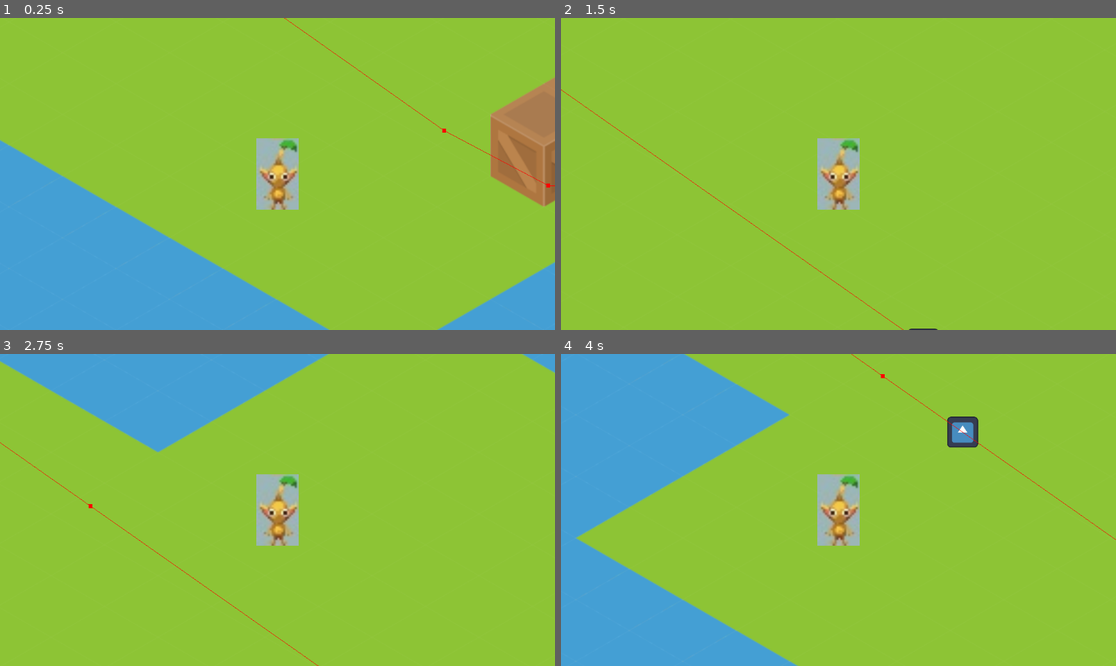
Above: before the commit, frames 1-4 (two rows, left to right).
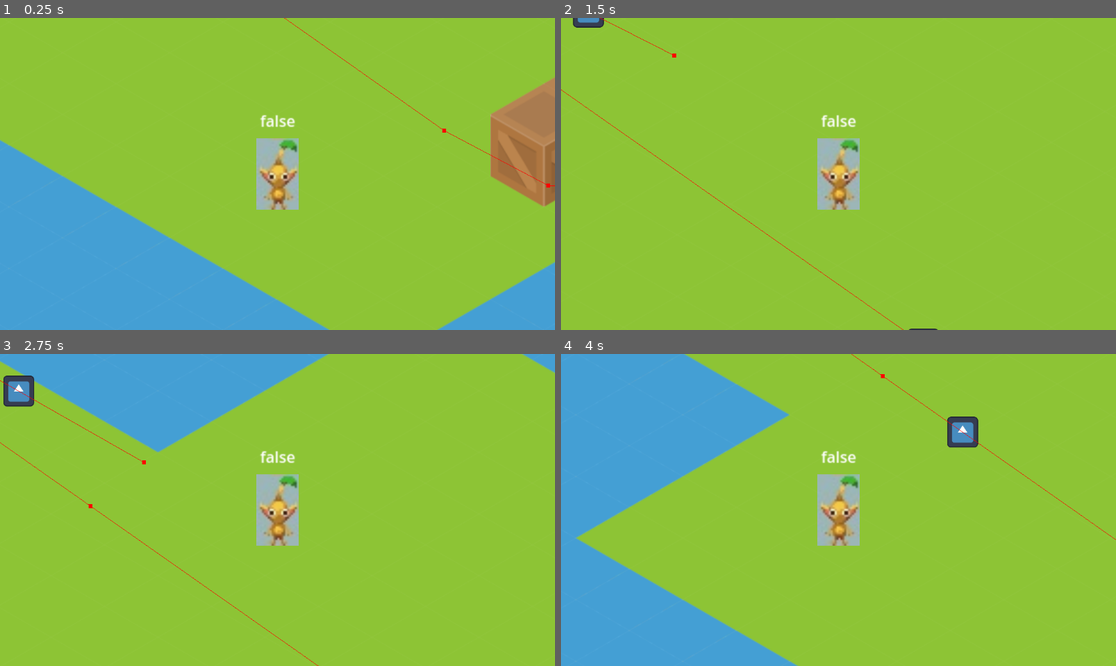
Above: after the commit, the same moments.

Repository: Pr-Retournard/SlaveSimulator-GMTK-Gam-Jam-2023
Game: Godot game, scene res://src/world.tscn
Same seed, same stepped clock (60 frames per second), same inputs: the game is played once before the commit and once after it. The engine's default icon, where the game draws it, is replaced by a stand-in: a white triangle on a blue panel in a dark square.
Inputs:
- Up to frame 1 (0.25 s): no input
- Up to frame 2 (1.5 s): tap Enter at 0.5 s; hold Up (ui_up) from 0.53 s (still down)
- Up to frame 3 (2.75 s): release Up (ui_up) at 2.03 s; hold Left (ui_left) from 2.03 s (still down)
- Up to frame 4 (4 s): release Left (ui_left) at 3.53 s; hold Down (ui_down) from 3.53 s (still down)

The runs differ from the first frame. In frame 1, 0.2% of the frame differs, in the area x 46-54%, y 30-35%; in frame 2, 0.4%; in frame 3, 0.8%, in the area x 0-54%, y 6-36%; in frame 4, 0.2%.

Commit message:
area2d et logique de follow pinkmin

Diff:
--- a/src/Character/player.gd
+++ b/src/Character/player.gd
@@ -1,6 +1,7 @@
 extends CharacterBody2D
 #Source tilemap https://kenney.nl/assets/isometric-blocks
 #https://www.youtube.com/watch?v=SiuVvskVs-0 - How to make isometric pixelart worldmap in Godot - Professor Bubbles Devlog #6
+class_name  Player
 
 @export var SPEED = 300.0
 var dir : Vector2
--- a/src/Character/player.tscn
+++ b/src/Character/player.tscn
@@ -20,3 +20,10 @@
 
 [node name="PlayerCollisionShape2D" type="CollisionShape2D" parent="."]
 shape = SubResource("RectangleShape2D_hxioo")
+
+[node name="DebugLabel" type="Label" parent="."]
+offset_left = -18.0
+offset_top = -67.0
+offset_right = 18.0
+offset_bottom = -41.0
+text = "True"
--- a/src/Character/slave.gd
+++ b/src/Character/slave.gd
@@ -3,6 +3,7 @@
 @export var SPEED = 200.0
 @export var next_goal_position : Marker2D
 @onready var nav_agent := $NavigationAgent2D as NavigationAgent2D
+@export var player_is_in_the_right_area : bool = false
 
 func _ready():
 	makepath()
@@ -20,3 +21,12 @@
 
 func _on_timer_timeout():
 	makepath()
+
+
+func _on_area_2d_body_entered(body):
+	if body is Player:
+		player_is_in_the_right_area = true
+
+func _on_area_2d_body_exited(body):
+	if body is Player:
+		player_is_in_the_right_area = false
--- a/src/Character/slave.tscn
+++ b/src/Character/slave.tscn
@@ -1,10 +1,13 @@
-[gd_scene load_steps=4 format=3 uid="uid://s1xbnaqj26a6"]
+[gd_scene load_steps=5 format=3 uid="uid://s1xbnaqj26a6"]
 
 [ext_resource type="Script" path="res://src/Character/slave.gd" id="1_p2r3c"]
 [ext_resource type="Texture2D" uid="uid://be5hmy066re1u" path="res://icon.svg" id="1_y52of"]
 
 [sub_resource type="CircleShape2D" id="CircleShape2D_otq6x"]
 radius = 16.0
+
+[sub_resource type="CircleShape2D" id="CircleShape2D_77v3i"]
+radius = 64.4981
 
 [node name="Slave" type="CharacterBody2D"]
 collision_layer = 4
@@ -27,4 +30,13 @@
 [node name="Timer" type="Timer" parent="."]
 autostart = true
 
+[node name="Area2D" type="Area2D" parent="."]
+collision_layer = 15
+collision_mask = 15
+
+[node name="CollisionShape2D" type="CollisionShape2D" parent="Area2D"]
+shape = SubResource("CircleShape2D_77v3i")
+
 [connection signal="timeout" from="Timer" to="." method="_on_timer_timeout"]
+[connection signal="body_entered" from="Area2D" to="." method="_on_area_2d_body_entered"]
+[connection signal="body_exited" from="Area2D" to="." method="_on_area_2d_body_exited"]
--- /dev/null
+++ b/src/Global.gd
@@ -0,0 +1,10 @@
+extends Node
+
+# Called when the node enters the scene tree for the first time.
+func _ready():
+	pass # Replace with function body.
+
+
+# Called every frame. 'delta' is the elapsed time since the previous frame.
+func _process(delta):
+	pass
--- /dev/null
+++ b/src/world.gd
@@ -0,0 +1,16 @@
+extends Node2D
+
+var player_is_in_a_right_area : bool = false
+# Called when the node enters the scene tree for the first time.
+func _ready():
+	pass # Replace with function body.
+
+
+# Called every frame. 'delta' is the elapsed time since the previous frame.
+func _process(delta):
+	var next_player_is_in_a_right_area : bool = false
+	var Slaves = get_node("%Slaves")
+	for slave in Slaves.get_children():
+		next_player_is_in_a_right_area = slave.player_is_in_the_right_area or next_player_is_in_a_right_area
+	player_is_in_a_right_area = next_player_is_in_a_right_area
+	$Player/DebugLabel.text = str(player_is_in_a_right_area)
--- a/src/world.tscn
+++ b/src/world.tscn
@@ -1,5 +1,6 @@
-[gd_scene load_steps=7 format=3 uid="uid://dobgtwy8tgdi8"]
-
+[gd_scene load_steps=8 format=3 uid="uid://dobgtwy8tgdi8"]
+
+[ext_resource type="Script" path="res://src/world.gd" id="1_82l2u"]
 [ext_resource type="Texture2D" uid="uid://dm0w1x1q8xe76" path="res://assets/Tilesheet/tilesheet_complete.png" id="1_iat0l"]
 [ext_resource type="PackedScene" uid="uid://bidrn8tgcn1d7" path="res://src/Character/player.tscn" id="2_whp5j"]
 [ext_resource type="PackedScene" uid="uid://s1xbnaqj26a6" path="res://src/Character/slave.tscn" id="3_dpd14"]
@@ -431,6 +432,7 @@
 outlines = Array[PackedVector2Array]([PackedVector2Array(173, -45, 281, 12, 430, -69, 313, -145), PackedVector2Array(-46, -1160, -165, -1084, -382, -1211, -982, -860, -332, -490, -57, -643, 701, -199, 726, -181, 121, 168, -687, -292, -463, -424, -1243, -868, -407, -1356)])
 
 [node name="World" type="Node2D"]
+script = ExtResource("1_82l2u")
 
 [node name="TileMap" type="TileMap" parent="."]
 y_sort_enabled = true
@@ -443,10 +445,6 @@
 [node name="Camera2D" type="Camera2D" parent="."]
 zoom = Vector2(2, 2)
 
-[node name="Slave" parent="." node_paths=PackedStringArray("next_goal_position") instance=ExtResource("3_dpd14")]
-position = Vector2(351, 16)
-next_goal_position = NodePath("../NextGoalPosition")
-
 [node name="NextGoalPosition" type="Marker2D" parent="."]
 position = Vector2(-188, -1140)
 
@@ -457,3 +455,14 @@
 
 [node name="RemoteTransform2D" type="RemoteTransform2D" parent="Player"]
 remote_path = NodePath("../../Camera2D")
+
+[node name="Slaves" type="Node" parent="."]
+unique_name_in_owner = true
+
+[node name="Slave" parent="Slaves" node_paths=PackedStringArray("next_goal_position") instance=ExtResource("3_dpd14")]
+position = Vector2(351, 16)
+next_goal_position = NodePath("../../NextGoalPosition")
+
+[node name="Slave2" parent="Slaves" node_paths=PackedStringArray("next_goal_position") instance=ExtResource("3_dpd14")]
+position = Vector2(5, -319)
+next_goal_position = NodePath("../../NextGoalPosition")
